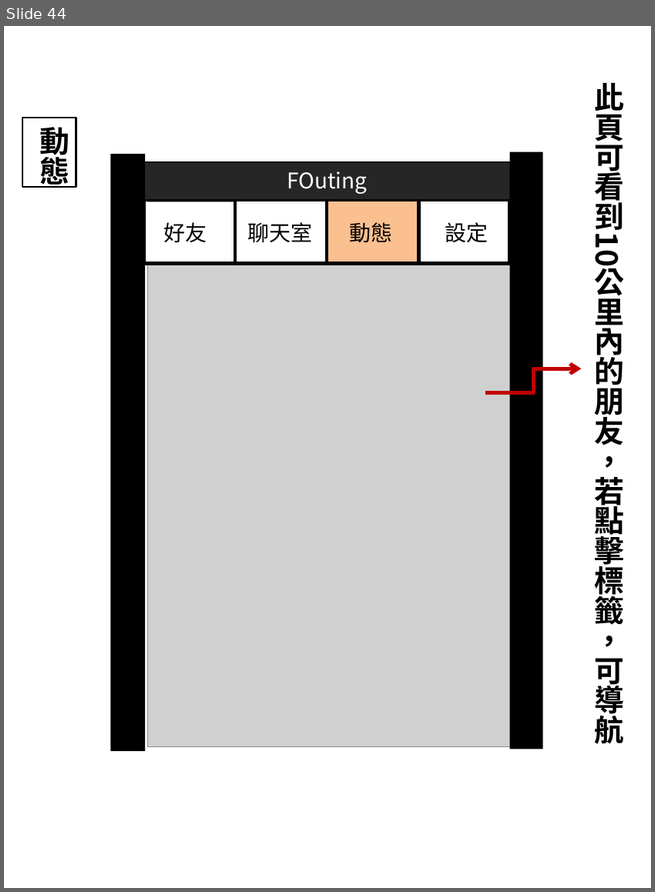
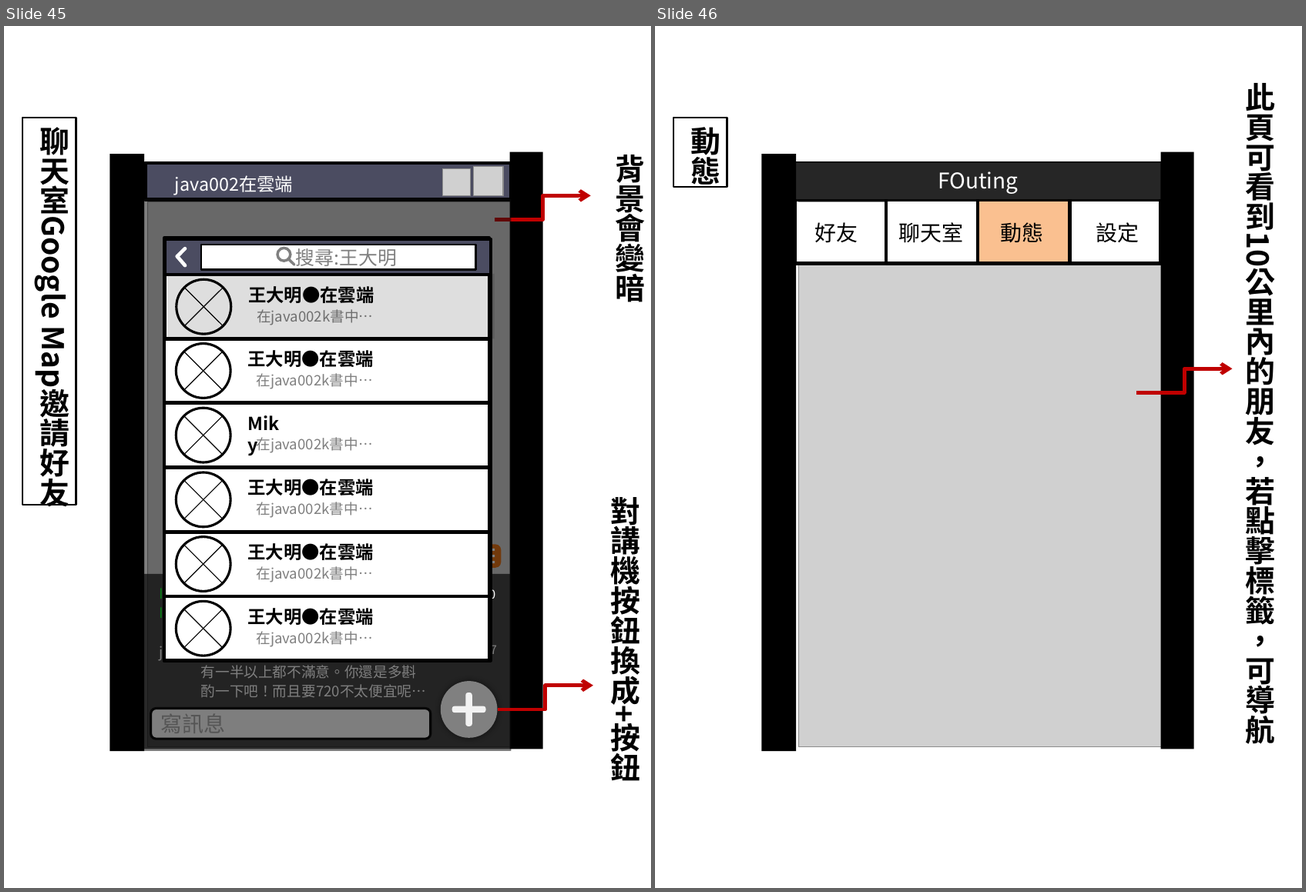
Before and after one commit to GabrielleWuHY/J2, a slide deck: ProjectA/FOuting框架圖.pptx. Shown side by side, each under a label of ours: slide 44 before the commit, slides 45 and 46 after it. The pictures are 655x892 and 1306x892 pixels, drawn with LibreOffice and Linux fonts; fonts in the diff are those of the drawing; grey boxes stand for pictures; background and template pictures are left out. Boxes give left, top, right and bottom in pixels: in the first picture for what was removed or moved away, otherwise in the second. Text is boxed around its words. In the diff, an @@ line names an element or a change of style, - is before the commit and + after.

```diff
--- a/ProjectA/FOuting框架圖.pptx
+++ b/ProjectA/FOuting框架圖.pptx
@@ slide 45 added at (4, 26, 651, 888), background picture (left out) @@
@@ rectangle added at (22, 118, 76, 505), outline #000000 1.5 pt, 25 pt, text #000000, bold @@
+聊天室Google Map邀請好友
@@ rectangle added at (110, 154, 145, 751), fill #000000 @@
@@ rectangle added at (146, 163, 510, 199), fill #4B4C61 @@
@@ rectangle added at (146, 163, 511, 199), outline #000000 3 pt @@
@@ rectangle added at (509, 152, 542, 750), fill #000000 @@
@@ text added at (615, 155, 645, 307), 25 pt, text #000000, bold @@
+背景會變暗
@@ text added at (175, 175, 293, 195), 15 pt, text #FFFFFF @@
+java002在雲端
@@ picture added at (443, 168, 471, 196) @@
@@ picture added at (473, 167, 502, 196) @@
@@ rectangle added at (145, 199, 511, 751), fill #0D0D0D at 53% opacity @@
@@ picture added at (148, 202, 511, 747) @@
@@ elbow arrow added from (494, 220) to (591, 196), #C00000 3 pt @@
@@ group added at (164, 239, 495, 661): 15 lines, 13 texts, 10 rectangles, 7 ellipses @@
+上午9:40
+王大明●在雲端
+在java002k書中…
+Miky
+在java002k書中…
+王大明●在雲端
+在java002k書中…
+王大明●在雲端
+在java002k書中…
+王大明●在雲端
+在java002k書中…
+王大明●在雲端
+在java002k書中…
+搜尋:王大明
@@ text added at (611, 497, 641, 787), 25 pt, text #000000, bold @@
+對講機按鈕換成+按鈕
@@ rectangle added at (127, 574, 511, 750), fill #000000 at 71% opacity @@
@@ group added at (470, 544, 501, 567): 3 rectangles, 1 rounded rectangle @@
@@ text added at (160, 583, 435, 698), 12 pt, text #FFFFFF @@
+IsMiracle:沒去過
+IsMiracle:我聽朋友說，他的工作都是要簽
+8個月以上。我沒有很喜歡…
+jBjeffy:可以去聽…但我遇到成為會員的人，
+有一半以上都不滿意。你還是多斟
+酌一下吧！而且要720不太便宜呢…
@@ text added at (450, 643, 497, 659), 10 pt, text #FFFFFF @@
+上午9:47
@@ ellipse added at (441, 681, 498, 738), fill #808080 @@
@@ rounded rectangle added at (465, 693, 472, 726), fill #F2F2F2 @@
@@ elbow arrow added from (498, 710) to (593, 686), #C00000 3 pt @@
@@ rounded rectangle added at (150, 709, 430, 739), fill #FFFFFF, outline #000000 2 pt, 18 pt, text #A6A6A6 @@
+寫訊息
@@ rounded rectangle added at (452, 706, 486, 713), fill #F2F2F2 @@
@@ uturn arrow added at (185, 769, 233, 804), fill #FFFFFF @@
@@ what was slide 44 is now slide 46 @@
```
Also in this commit, not shown: 12 slides changed, 2 other slides added, 1 slide removed, 2 other files.
